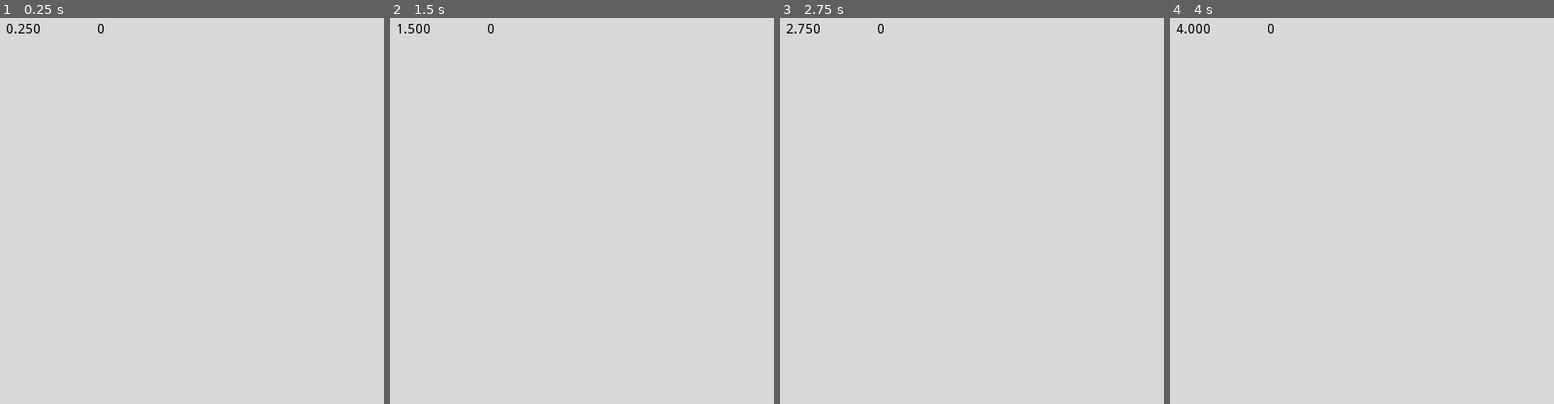
Above: before the commit, frames 1-4 (left to right).
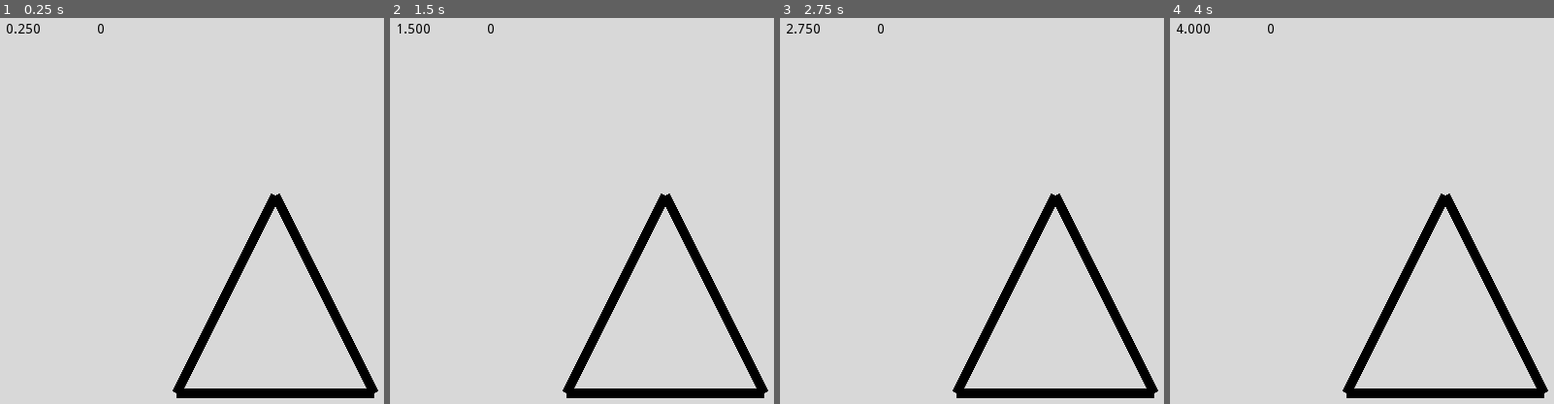
Above: after the commit, the same moments.

Repository: Inglo-Games/dollar-shuffle
Game: Godot game, scene res://scenes/game.tscn
Same seed, same stepped clock (60 frames per second), same inputs: the game is played once before the commit and once after it.
Inputs:
- Up to frame 1 (0.25 s): no input
- Up to frame 2 (1.5 s): tap Enter at 0.5 s; tap Space at 1.25 s
- Up to frame 3 (2.75 s): tap Enter at 2 s
- Up to frame 4 (4 s): tap Space at 2.75 s; tap Enter at 3.5 s

The runs differ from the first frame. In frame 1, 4.1% of the frame differs, in the area x 44-99%, y 45-99%; in frame 2, 4.1%; in frame 3, 4.1%; in frame 4, 4.1%.

Commit message:
Converting lines to Line2D objects

Diff:
--- a/scripts/level.gd
+++ b/scripts/level.gd
@@ -16,7 +16,7 @@
 const LIGHT_GREEN = Color("#F000FF00")
 const LIGHT_RED = Color("#F0FF0000")
 const LIGHT_GREY = Color("#F0A0A0A0")
-const BLACK = Color("#FFFFFFFF")
+const BLACK = Color("#FF000000")
 
 # Sizes for node UI
 var outer_radius = 100.0
@@ -99,16 +99,17 @@
 # Draw a line connecting 2 nodes
 func draw_conn_line(n1, n2):
 	# Draw line between given nodes
-	var loc1 = Vector2(graph.graph_data[str(n1)]["loc"][0], graph.graph_data[str(n1)]["loc"][1])
-	var loc2 = Vector2(graph.graph_data[str(n2)]["loc"][0], graph.graph_data[str(n2)]["loc"][1])
-	draw_line(
-			loc1,
-			loc2,
-			BLACK,
-			3.0,
-			true)
-	# Force update to draw the node on screen
-	update()
+	var loc1x = graph.graph_data[str(n1)]["loc"][0] * get_viewport().size.x
+	var loc1y = graph.graph_data[str(n1)]["loc"][1] * get_viewport().size.y
+	var loc1 = Vector2(loc1x, loc1y)
+	var loc2x = graph.graph_data[str(n2)]["loc"][0] * get_viewport().size.x
+	var loc2y = graph.graph_data[str(n2)]["loc"][1] * get_viewport().size.y
+	var loc2 = Vector2(loc2x, loc2y)
+	var line = Line2D.new()
+	line.add_point(loc1)
+	line.add_point(loc2)
+	line.default_color = BLACK
+	get_parent().call_deferred("add_child", line)
 
 # Callback for tapping on node
 func node_tap(node):
